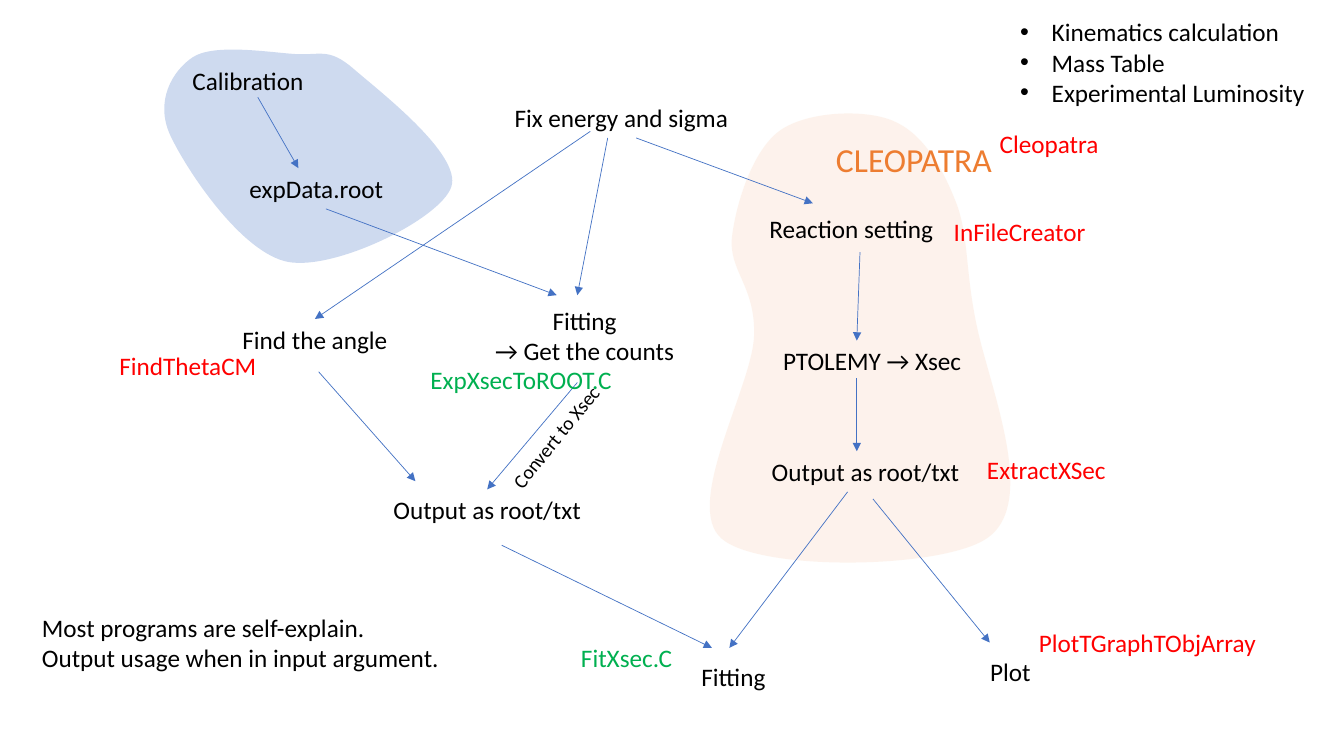
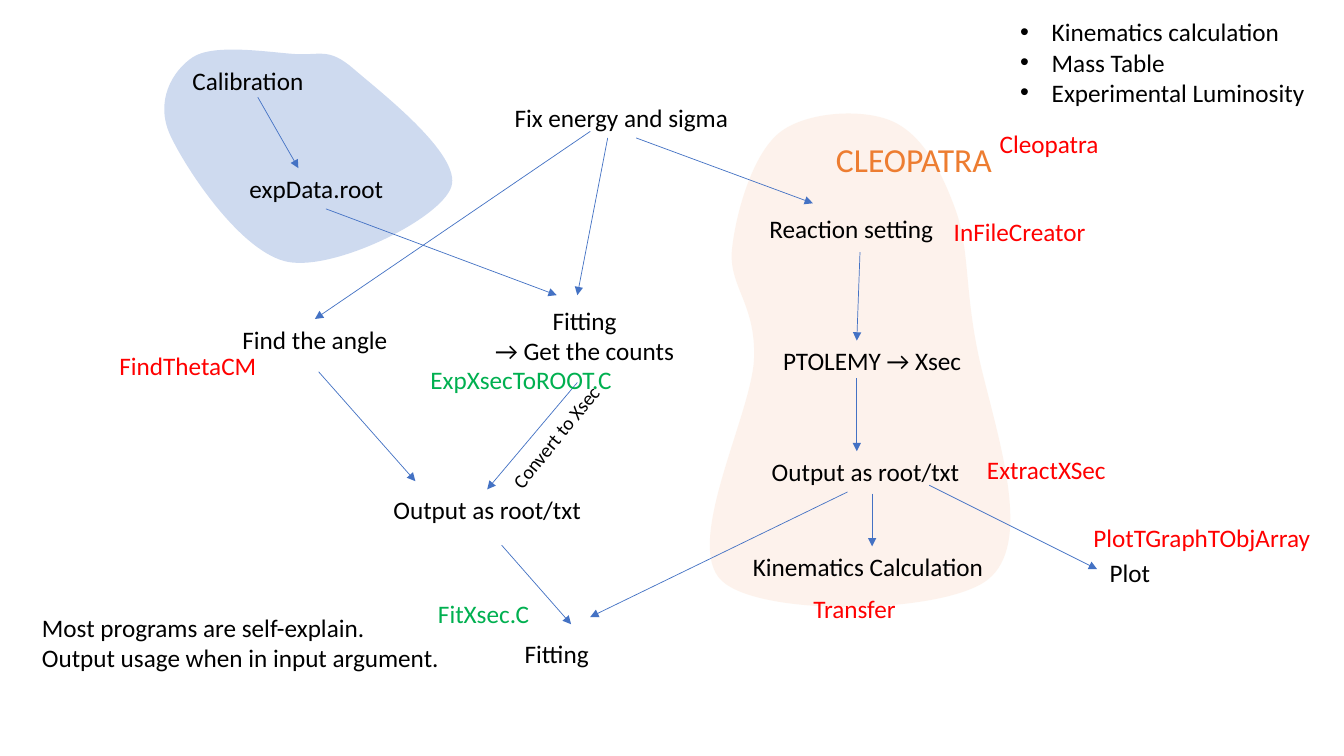
Before and after one commit to calemhoffman/digios, a slide deck: slide 3 of analysis/Cleopatra/manual_Cleopatra.pptx. Drawn at 1344x756 pixels with LibreOffice and Linux fonts; fonts in the diff are those of the drawing. Boxes give left, top, right and bottom in pixels: in the first picture for what was removed or moved away, otherwise in the second. Text is boxed around its words. In the diff, an @@ line names an element or a change of style, - is before the commit and + after.

```diff
--- a/analysis/Cleopatra/manual_Cleopatra.pptx
+++ b/analysis/Cleopatra/manual_Cleopatra.pptx
@@ freeform shape: place and size @@
-freeform shape at box(710, 114, 1010, 564)
+freeform shape at box(710, 114, 1010, 608)
@@ arrow moved from (848, 492) - (730, 648) to (848, 492) - (591, 617) @@
@@ arrow added from (872, 494) to (872, 546), #4472C4 0.5 pt @@
@@ arrow moved from (873, 499) - (990, 642) to (930, 485) - (1097, 570) @@
@@ text "PlotTGraphTObjArray": place and size @@
-text "PlotTGraphTObjArray" at box(1039, 634, 1256, 657)
+text "PlotTGraphTObjArray" at box(1093, 529, 1310, 552)
@@ arrow moved from (502, 545) - (712, 648) to (502, 545) - (572, 624) @@
@@ text added at box(753, 558, 983, 577), 18 pt, text #000000 @@
+Kinematics Calculation
@@ text "Plot": place and size @@
-text "Plot" at box(990, 663, 1030, 681)
+text "Plot" at box(1110, 564, 1150, 582)
@@ text "FitXsec.C": place and size @@
-text "FitXsec.C" at box(581, 649, 672, 668)
+text "FitXsec.C" at box(438, 605, 529, 624)
@@ text added at box(813, 600, 895, 618), 18 pt, text #FF0000 @@
+Transfer
@@ text "Fitting": place and size @@
-text "Fitting" at box(701, 668, 765, 691)
+text "Fitting" at box(525, 645, 589, 668)
```
Also in this commit, not shown: 2 other slides changed, 1 slide added.
